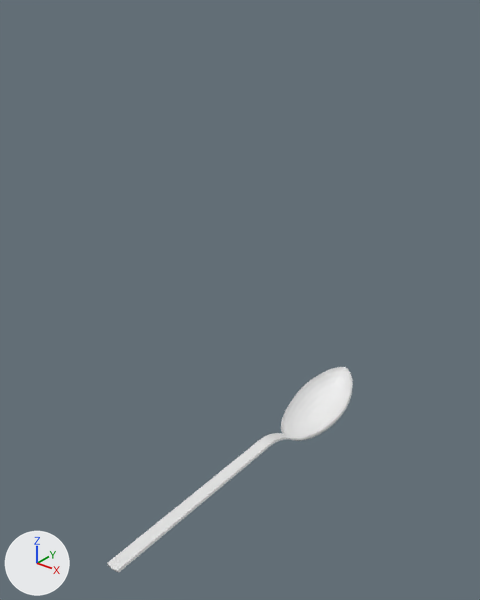
An edit to the Blender file 3d_models/spoon.blend, drawn before and after from the same camera.
One viewpoint serves both versions: a 50 mm camera at (0.913, -1.543, 1.202) aimed at (-0.018, -0.378, 0.48). Every picture has the same lights, and +X, +Y and +Z are marked at lower left.
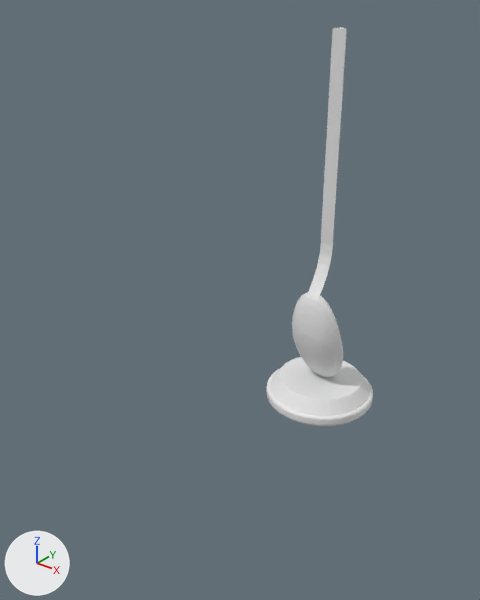
The change, as a list of edits to the scene's bpy script:
```text
Change me_sphere_001:
    where me_sphere_001.from_pydata(...)  # 298 vertices, 277 faces; spans x 0.0..1.4, y -14.0..2.6, z -1.4..0.5
    used by ob_sphere; location = (0.0, 0.0, 0.0); scale = (0.062, 0.062, 0.062)
    me_sphere_001 part 1: the whole mesh is moved by (0.0, -0.4, 0.0)
Add me_cylinder_003:
    me_cylinder_003.from_pydata(...)  # 512 vertices, 482 faces; spans x -1.06..1.06, y -1.06..1.06, z -1.51..-1.03
Change ob_sphere:
    ob_sphere.location: (0.0, 0.0, 0.0) -> (0.0, 0.0, 0.195)
    ob_sphere.rotation_euler: (0.0, 0.0, 0.0) -> (-1.571, 0.0, 0.0)  # degrees (0, 0, 0) -> degrees (-90, 0, 0)
Add ob_cylinder_003:
    ob_cylinder_003 = bpy.data.objects.new('Cylinder.003', me_cylinder_003)
    ob_cylinder_003.location = (0.0, 0.0, 0.24)
    ob_cylinder_003.scale = (0.158, 0.158, 0.158)
```

Where the change shows, as pixel boxes (x1, y1, x2, y2) in the pictures (480 x 600 px):
'Sphere', moved, turned: before (107, 367, 353, 573); after (292, 27, 347, 378)
'Cylinder.003', added: after (266, 357, 373, 426)
